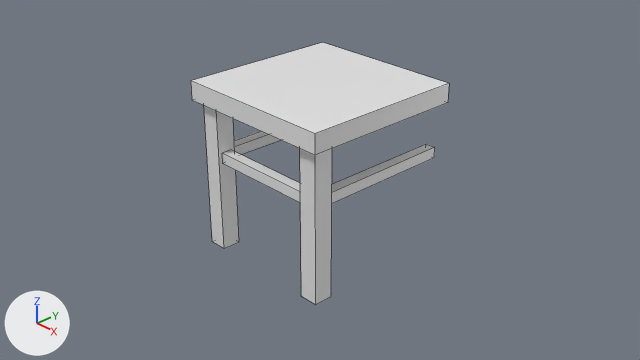
Two versions of the Blender file modern/models/multidecor_kitchen_modern_wooden_table_1.blend, one commit apart.
Both versions are drawn from the file's camera 'Camera'. Lighting does not change. The marker at lower left points along +X, +Y and +Z. Mesh edges are drawn as thin lines.
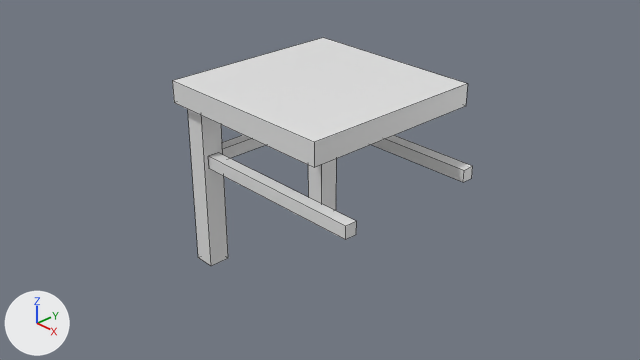
Patch to the scene script:
```diff
--- a/modern/models/multidecor_kitchen_modern_wooden_table_1.blend.py
+++ b/modern/models/multidecor_kitchen_modern_wooden_table_1.blend.py
@@ me_cube @@
 # used by ob_cube; location = (0.0, 0.0, 0.0)
-me_cube.from_pydata(...)  # 48 vertices, 30 faces; spans x -1.1..1.1, y -1.1..1.1, z -1.0..1.25
+me_cube.from_pydata(...)  # 48 vertices, 30 faces; spans x -1.1..1.36, y -1.1..1.1, z -1.12..1.04
+# me_cube part 1: the loose piece of 8 vertices spanning x -1.1..1.1, y -1.1..1.1, z 1.0..1.25 is moved by (0.0, 0.0, -0.21)
+# me_cube part 2: the loose piece of 8 vertices spanning x 0.75..1.0, y -1.0..-0.75, z -1.0..1.0 is scaled about its middle by (-1, -1, 0.957), then moved by (-1.75, 1.75, -0.17)
+# me_cube part 3: the loose piece of 8 vertices spanning x -1.0..-0.75, y -1.0..-0.75, z -1.0..1.0 is scaled about its middle by (1, 1, 0.957), then moved by (0.0, 0.0, -0.17)
+# me_cube part 4: the loose piece of 8 vertices spanning x -0.75..0.75, y -0.95..-0.8, z 0.21..0.36 is turned -90 degrees about the z axis through its middle, then moved by (-0.88, 0.87, -0.12)
+# me_cube part 5: the loose piece of 8 vertices spanning x 0.8..0.95, y -0.75..1.1, z 0.21..0.36 is deleted
+# me_cube part 6: the loose piece of 8 vertices spanning x -0.95..-0.8, y -0.75..1.1, z 0.21..0.36 is deleted
+# me_cube part 7
+# 8 vertices are added at x -0.75, y -0.95..0.95, z 0.09..0.23
+# 8 new vertices lie (2.11, 0.0, 0.0) away from vertices in x -0.75, y -0.95..0.95, z 0.09..0.23
+# 10 new faces join them
 me_cube.materials.append(mat_material)
@@ ob_cube @@
 ob_cube = bpy.data.objects.new('Cube', me_cube)
-ob_cube.location = (0.0, 0.0, 0.0)
+ob_cube.location = (0.0, 0.0, 0.05)
+ob_cube.scale = (1.14, 1.14, 1.16)
```

Changed parts and their boxes [x1, y1, x2, y2] in the pictures (640 x 360 px; the box of a moved part takes in the faces that stretch with it):
'Cube', reshaped, moved, rescaled (17% wider, 13% shorter)
    before: [191, 42, 449, 305]
    after: [172, 38, 473, 266]
part 1 of me_cube, moved or reshaped
    before: [191, 42, 449, 155]
    after: [172, 38, 468, 168]
part 2 of me_cube, moved or reshaped
    before: [300, 149, 332, 305]
    after: [308, 159, 336, 210]
part 3 of me_cube, moved or reshaped
    before: [204, 106, 239, 249]
    after: [188, 110, 228, 266]
part 4 of me_cube, moved or reshaped
    before: [222, 150, 300, 203]
    after: [222, 135, 265, 158]
part 5 of me_cube, deleted
    before: [332, 144, 435, 203]
part 6 of me_cube, deleted
    before: [234, 131, 280, 154]
part 7 of me_cube, added
    after: [208, 135, 473, 240]
